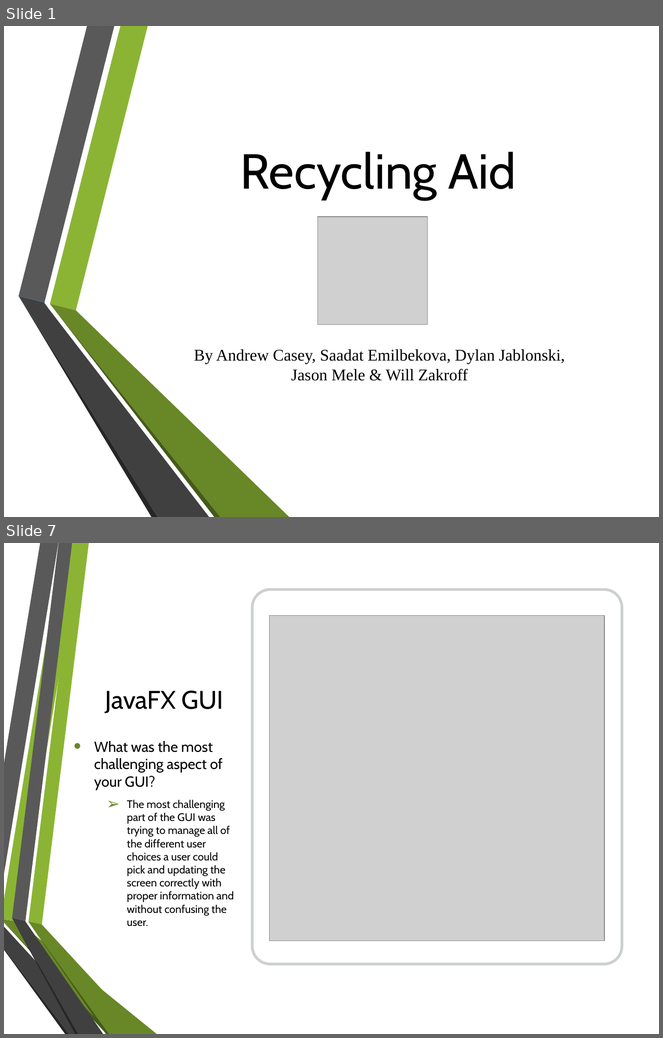
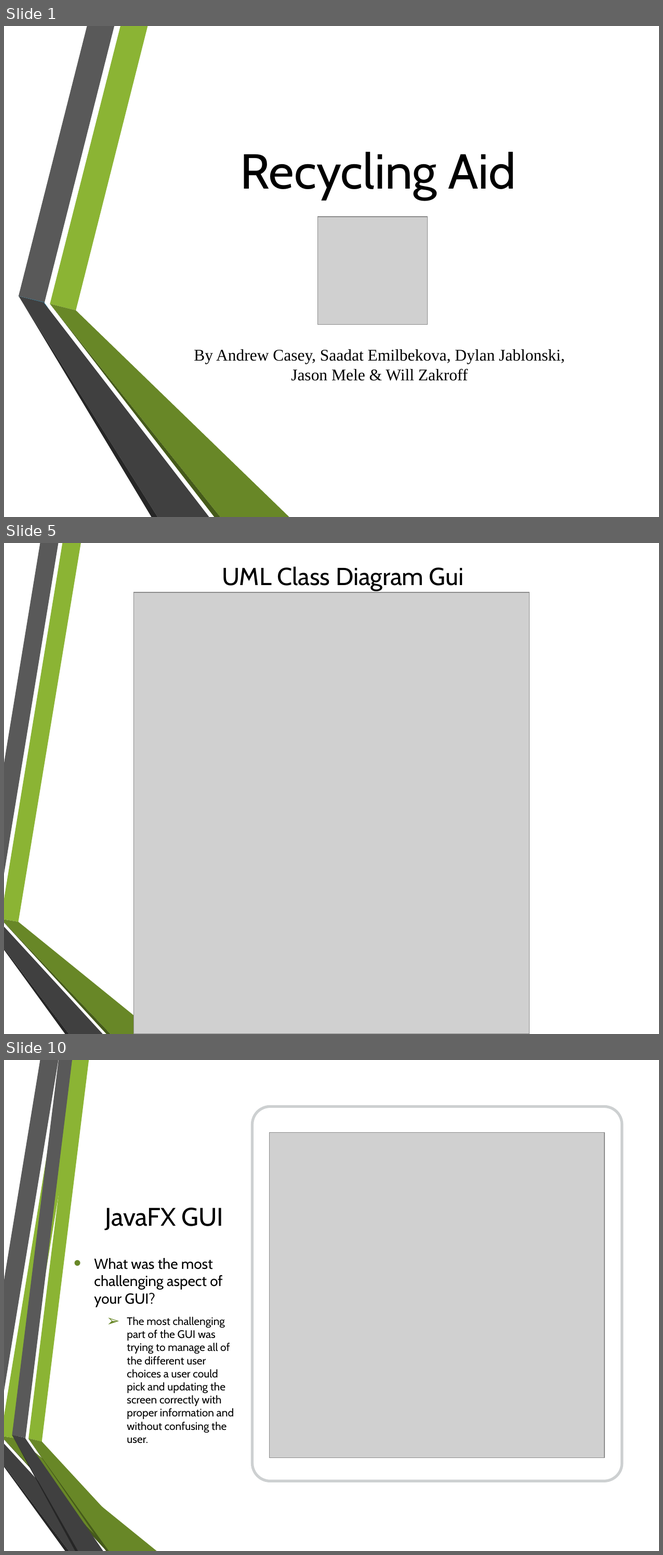
Before and after one commit to clampett/recycling-aid, a slide deck: Recycling Aid Presentation.pptx. Shown one above the other, each under a label of ours: slides 1 and 7 before the commit, slides 1, 5 and 10 after it; the slides between them are not shown. The pictures are 663x1038 and 663x1555 pixels, drawn with LibreOffice and Linux fonts; fonts in the diff are those of the drawing; grey boxes stand for pictures; background and template pictures are left out. Boxes give left, top, right and bottom in pixels: in the first picture for what was removed or moved away, otherwise in the second. Text is boxed around its words. In the diff, an @@ line names an element or a change of style, - is before the commit and + after.

Commit message:
Added uml pictures and latest ppt

```diff
--- a/Recycling Aid Presentation.pptx
+++ b/Recycling Aid Presentation.pptx
@@ slide 5 added at [4, 543, 659, 1034], background picture (left out); not listed: 6 template elements that a slide beside it also shows @@
@@ title added at [222, 566, 464, 591], 27 pt, text #000000 @@
+UML Class Diagram Gui
@@ picture added at [133, 593, 530, 1034] @@
@@ what was slide 7 is now slide 10 @@
```
Also in this commit, not shown: 9 slides changed, 5 other slides added, 3 slides removed, 4 other files.
